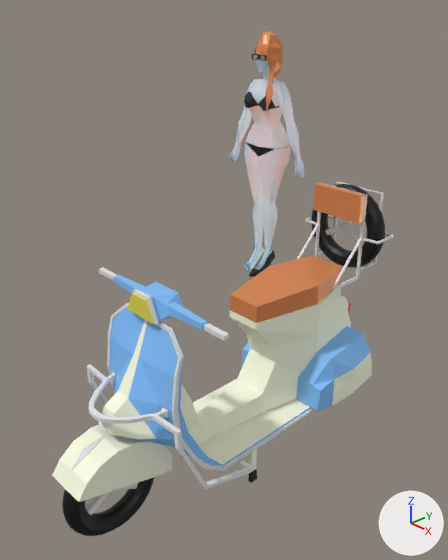
The Blender file bike/bike_1.blend, before and after one commit.
The view is the same before and after, from a 50 mm camera at (1.291, -1.211, 1.554) aimed at (-0.39, 0.383, 0.459). Every picture has the same lights, and +X, +Y and +Z are marked at lower right.

In view in the first picture: 'MotoBody', 'MotoHead', 'WheelBackup', 'WheelFront', 'body', 'hair'.
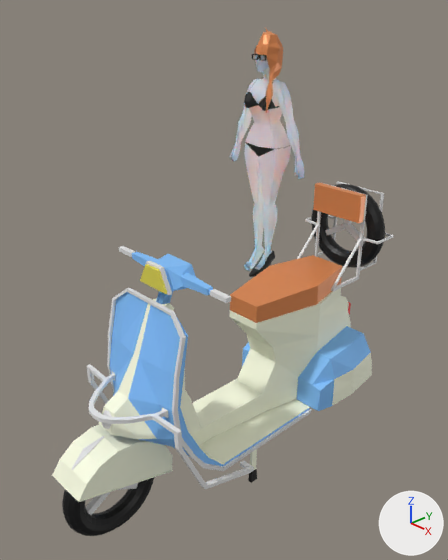
Pixel boxes [x1, y1, x2, y2] of what changed, in the pictures (448 x 560 px; the box of a moved part takes in the faces that stretch with it):
'MotoHead', reshaped (9% taller): before [52, 267, 229, 502]; after [52, 246, 231, 502]
part 1 of me_cube_001, moved or reshaped: before [133, 289, 159, 325]; after [145, 260, 172, 295]
part 2 of me_cube_001, moved or reshaped: before [99, 267, 229, 341]; after [119, 246, 231, 304]
part 3 of me_cube_008, cut back: before [108, 303, 185, 410]; after [108, 288, 188, 410]

The change, as a list of edits to the scene's bpy script:
```text
Change me_cube_001:
    used by ob_motohead; parent = ob_motobody; location = (0.0, -0.252, 0.734)
    remove me_cube_001.from_pydata(...)  # 192 vertices, 167 faces; spans x -0.289..0.289, y -0.36..0.036, z -0.571..0.042
    add me_cube_001.from_pydata(...)  # 192 vertices, 167 faces; spans x -0.244..0.244, y -0.36..0.087, z -0.571..0.115
    me_cube_001 part 1: the loose piece of 24 vertices spanning x -0.065..0.065, y -0.059..-0.047, z -0.034..0.042 is moved by (0.0, 0.051, 0.074)
    me_cube_001 part 2: 86 of 192 vertices moved; they spanned x -0.289..0.289, y -0.066..0.036, z -0.027..0.034 and now span x -0.244..0.244, y -0.015..0.087, z 0.046..0.108; mean shift (0.0, 0.051, 0.074); largest move (0.289, -0.009, -0.006) -> (0.244, 0.042, 0.067)
Change me_cube_008:
    used by ob_motobody; location = (0.0, 0.0, 0.0)
    remove me_cube_008.from_pydata(...)  # 426 vertices, 365 faces; spans x 0.0..0.227, y -0.498..0.721, z 0.136..0.889
    add me_cube_008.from_pydata(...)  # 420 vertices, 360 faces; spans x 0.0..0.227, y -0.498..0.721, z 0.136..0.889
    me_cube_008 part 3
    12 vertices are removed from x 0.0..0.112, y -0.294..-0.281, z 0.683..0.697
    12 faces are deleted
    4 vertices in x 0.038..0.118, y -0.305..-0.287, z 0.546..0.548 move by (0.0, 0.008, 0.083)
    4 vertices in x 0.0..0.029, y -0.263..-0.251, z 0.642..0.66 move by (0.0, 0.037, 0.064)
    3 vertices in x 0.0..0.118, y -0.274, z 0.528 move by (0.0, 0.021, 0.084)
    3 vertices in x 0.0..0.105, y -0.293, z 0.69 move by (0.0, 0.015, 0.051)
    18 vertices move from x 0.0..0.165, y -0.332..-0.276, z 0.58..0.692 to x 0.0..0.165, y -0.325..-0.265, z 0.58..0.746
    6 vertices are added at (0.0, -0.285, 0.737), (0.0, -0.285, 0.746), (0.0, -0.273, 0.737), (0.0, -0.273, 0.746), (0.103, -0.274, 0.737), (0.105, -0.274, 0.746)
    7 new faces join them, mat_materialsilver (white #e7e7e7)
```
